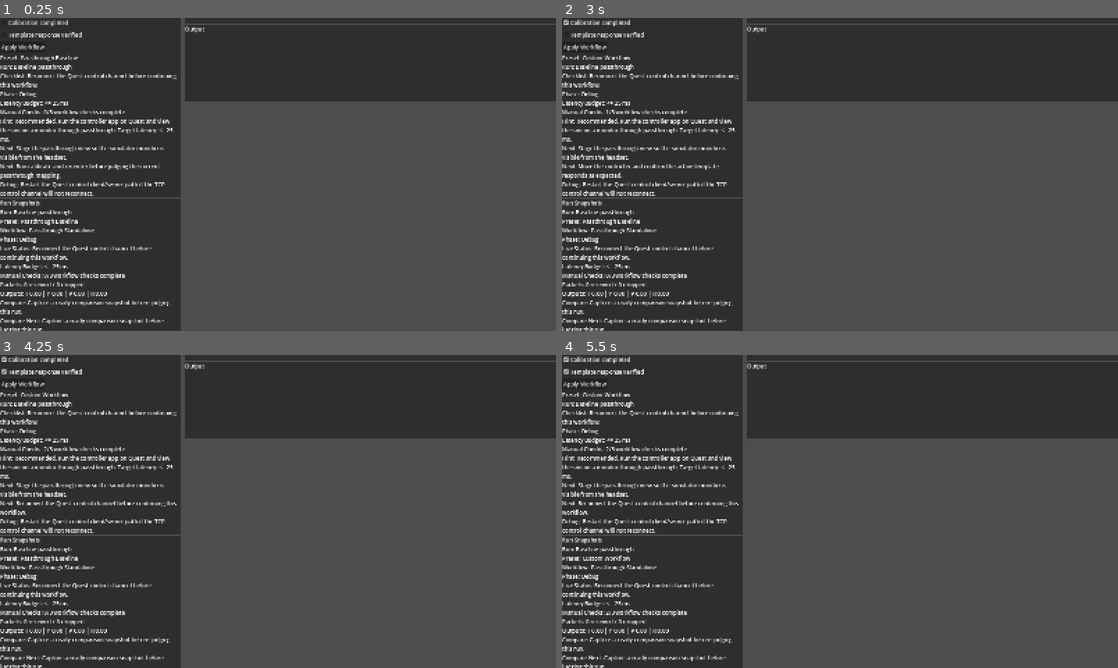
Above: before the commit, frames 1-4 (two rows, left to right).
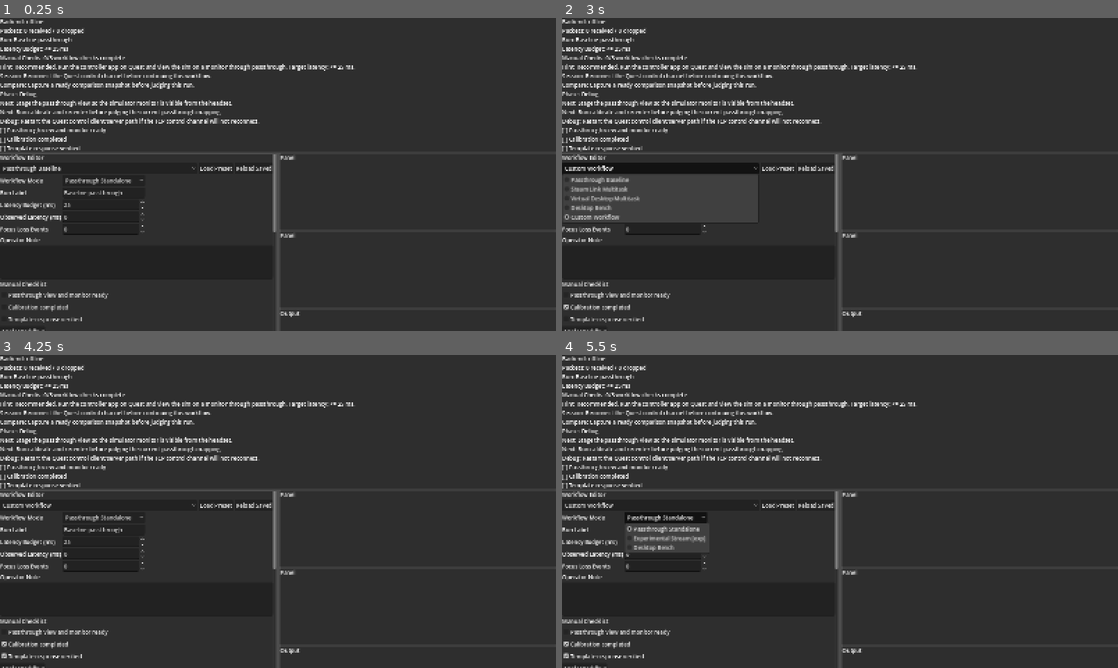
Above: after the commit, the same moments.

Repository: twaananen/6dof-drone-sim
Game: Godot game, scene res://scenes/pc_main.tscn
The game is run twice, just before and just after one commit, with the same random seed, the same clock (stepped at 60 frames per second) and the same inputs.
Inputs (mouse positions are in pixels of both pictures, inside the frame that each line leads up to):
- Up to frame 1 (0.25 s): no input
- Up to frame 2 (3 s): click (701, 293) at 0.5 s, where only the run after the commit has a clickable "Passthrough view and monitor …"; click (701, 293) at 1.25 s, where only the run after the commit has a clickable "Passthrough view and monitor …"; click "Calibration completed" at 2 s; click (662, 168) at 2.75 s, where only the run after the commit has a clickable "Custom Workflow"
- Up to frame 3 (4.25 s): click "Template response verified" at 3.5 s
- Up to frame 4 (5.5 s): click (584, 383) at 4.25 s, where only the run before the commit has a clickable "Apply Workflow"; click (667, 517) at 5 s, where only the run after the commit has a clickable "Passthrough Standalone"

The runs differ from the first frame. In frame 1, 56% of the frame differs, in the area x 0-100%, y 0-100%; in frame 2, 56%; in frame 3, 56%; in frame 4, 56%.

Commit message:
Fix PC main layout overflow

Diff:
--- a/scenes/pc_main.tscn
+++ b/scenes/pc_main.tscn
@@ -46,17 +46,22 @@
 layout_mode = 2
 size_flags_vertical = 3
 
-[node name="LeftColumn" type="VBoxContainer" parent="VBox/MainSplit"]
+[node name="LeftColumnScroll" type="ScrollContainer" parent="VBox/MainSplit"]
 layout_mode = 2
+size_flags_horizontal = 3
 size_flags_vertical = 3
 
-[node name="WorkflowEditorPanel" parent="VBox/MainSplit/LeftColumn" instance=ExtResource("9")]
+[node name="LeftColumn" type="VBoxContainer" parent="VBox/MainSplit/LeftColumnScroll"]
+layout_mode = 2
+size_flags_horizontal = 3
+
+[node name="WorkflowEditorPanel" parent="VBox/MainSplit/LeftColumnScroll/LeftColumn" instance=ExtResource("9")]
 layout_mode = 2
 
-[node name="WorkflowRunPanel" parent="VBox/MainSplit/LeftColumn" instance=ExtResource("10")]
+[node name="WorkflowRunPanel" parent="VBox/MainSplit/LeftColumnScroll/LeftColumn" instance=ExtResource("10")]
 layout_mode = 2
 
-[node name="TemplateEditor" parent="VBox/MainSplit/LeftColumn" unique_id=1996861880 instance=ExtResource("5")]
+[node name="TemplateEditor" parent="VBox/MainSplit/LeftColumnScroll/LeftColumn" unique_id=1996861880 instance=ExtResource("5")]
 layout_mode = 2
 size_flags_vertical = 3
 
--- a/scripts/pc_main.gd
+++ b/scripts/pc_main.gd
@@ -17,9 +17,9 @@
 @onready var control_server: Node = $ControlServer
 @onready var backend: Node = $LinuxGamepadBackend
 @onready var quest_status_panel: QuestStatusPanel = $VBox/StatusPanel
-@onready var workflow_editor: WorkflowEditorPanel = $VBox/MainSplit/LeftColumn/WorkflowEditorPanel
-@onready var workflow_run_panel: WorkflowRunPanel = $VBox/MainSplit/LeftColumn/WorkflowRunPanel
-@onready var template_editor: TemplateEditor = $VBox/MainSplit/LeftColumn/TemplateEditor
+@onready var workflow_editor: WorkflowEditorPanel = $VBox/MainSplit/LeftColumnScroll/LeftColumn/WorkflowEditorPanel
+@onready var workflow_run_panel: WorkflowRunPanel = $VBox/MainSplit/LeftColumnScroll/LeftColumn/WorkflowRunPanel
+@onready var template_editor: TemplateEditor = $VBox/MainSplit/LeftColumnScroll/LeftColumn/TemplateEditor
 @onready var raw_panel: TelemetryPanel = $VBox/MainSplit/Panels/RawPanel
 @onready var derived_panel: TelemetryPanel = $VBox/MainSplit/Panels/DerivedPanel
 @onready var output_panel: TelemetryPanel = $VBox/MainSplit/Panels/OutputPanel
--- /dev/null
+++ b/test/unit/test_pc_main_scene.gd
@@ -0,0 +1,14 @@
+extends "res://addons/gut/test.gd"
+
+
+func test_pc_main_scene_wraps_left_column_in_scroll_container() -> void:
+	var scene: PackedScene = load("res://scenes/pc_main.tscn")
+	assert_not_null(scene)
+
+	var pc_main := scene.instantiate()
+	assert_not_null(pc_main.get_node("VBox/MainSplit/LeftColumnScroll"))
+	assert_not_null(pc_main.get_node("VBox/MainSplit/LeftColumnScroll/LeftColumn/WorkflowEditorPanel"))
+	assert_not_null(pc_main.get_node("VBox/MainSplit/LeftColumnScroll/LeftColumn/WorkflowRunPanel"))
+	assert_not_null(pc_main.get_node("VBox/MainSplit/LeftColumnScroll/LeftColumn/TemplateEditor"))
+
+	pc_main.free()
Not shown, added: test/unit/test_pc_main_scene.gd.uid
